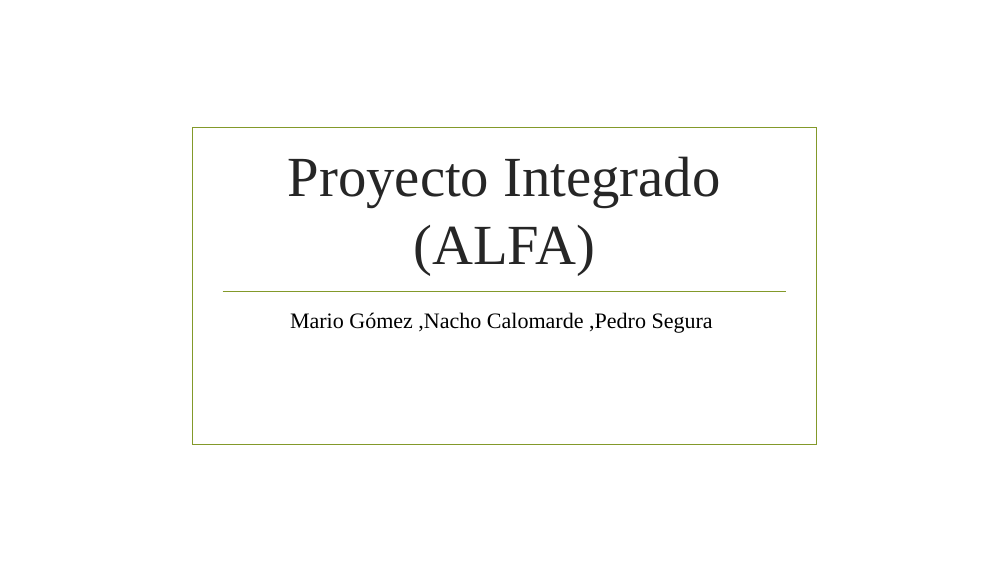
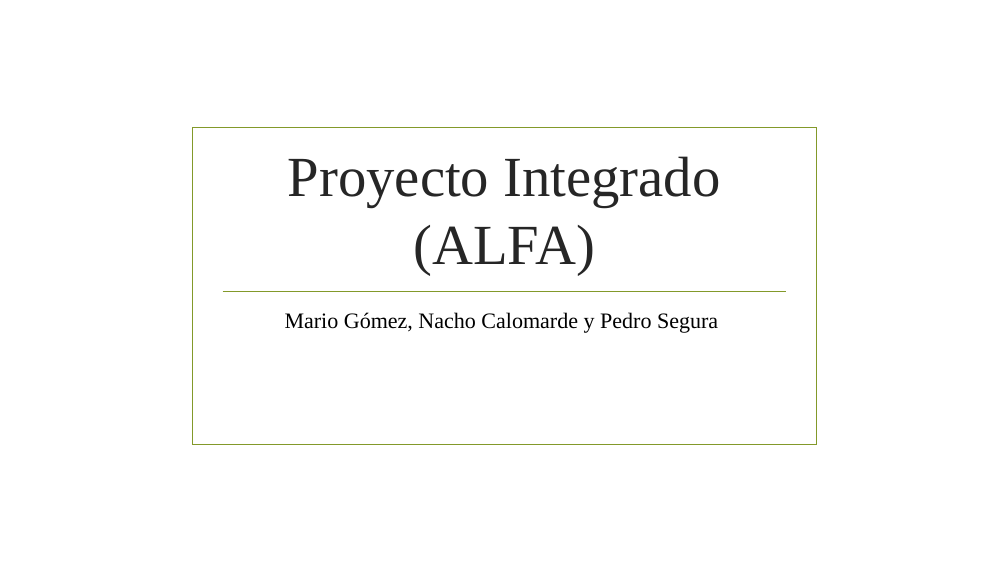
Before and after one commit to nacachiri/ProyectoIntegrado, a slide deck: slide 1 of Documentacion/Proyecto Integrado (ALFA).pptx. Drawn at 1008x567 pixels with LibreOffice and Linux fonts; fonts in the diff are those of the drawing; background and template pictures are left out. Boxes give left, top, right and bottom in pixels: in the first picture for what was removed or moved away, otherwise in the second. Text is boxed around its words. In the diff, an @@ line names an element or a change of style, - is before the commit and + after.

```diff
--- a/Documentacion/Proyecto Integrado (ALFA).pptx
+++ b/Documentacion/Proyecto Integrado (ALFA).pptx
@@ subtitle at [285, 312, 718, 333]: text changed @@
-Mario Gómez ,Nacho Calomarde ,Pedro Segura
+Mario Gómez, Nacho Calomarde y Pedro Segura
```
Also in this commit, not shown: 1 other slide changed, 3 slides added, 1 other file.
